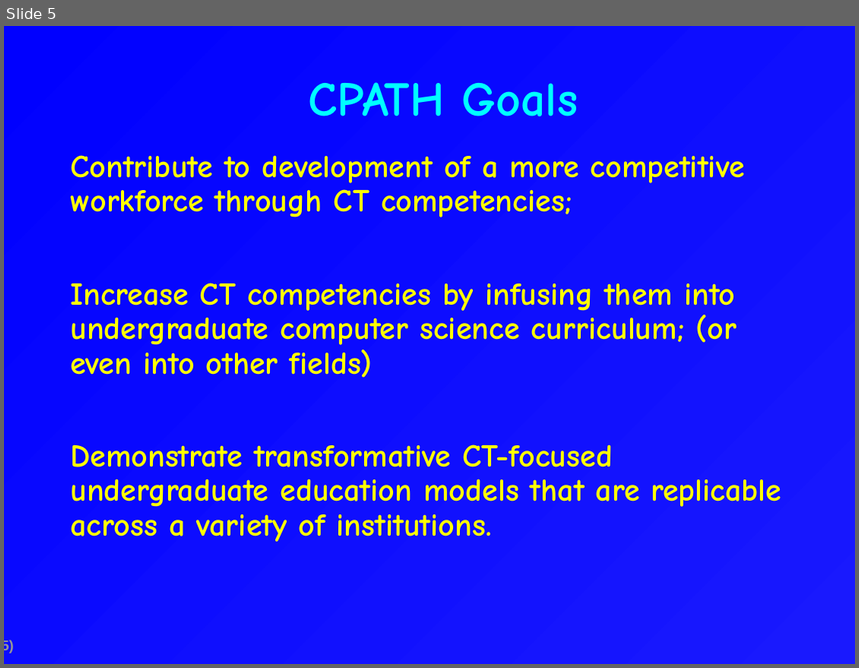
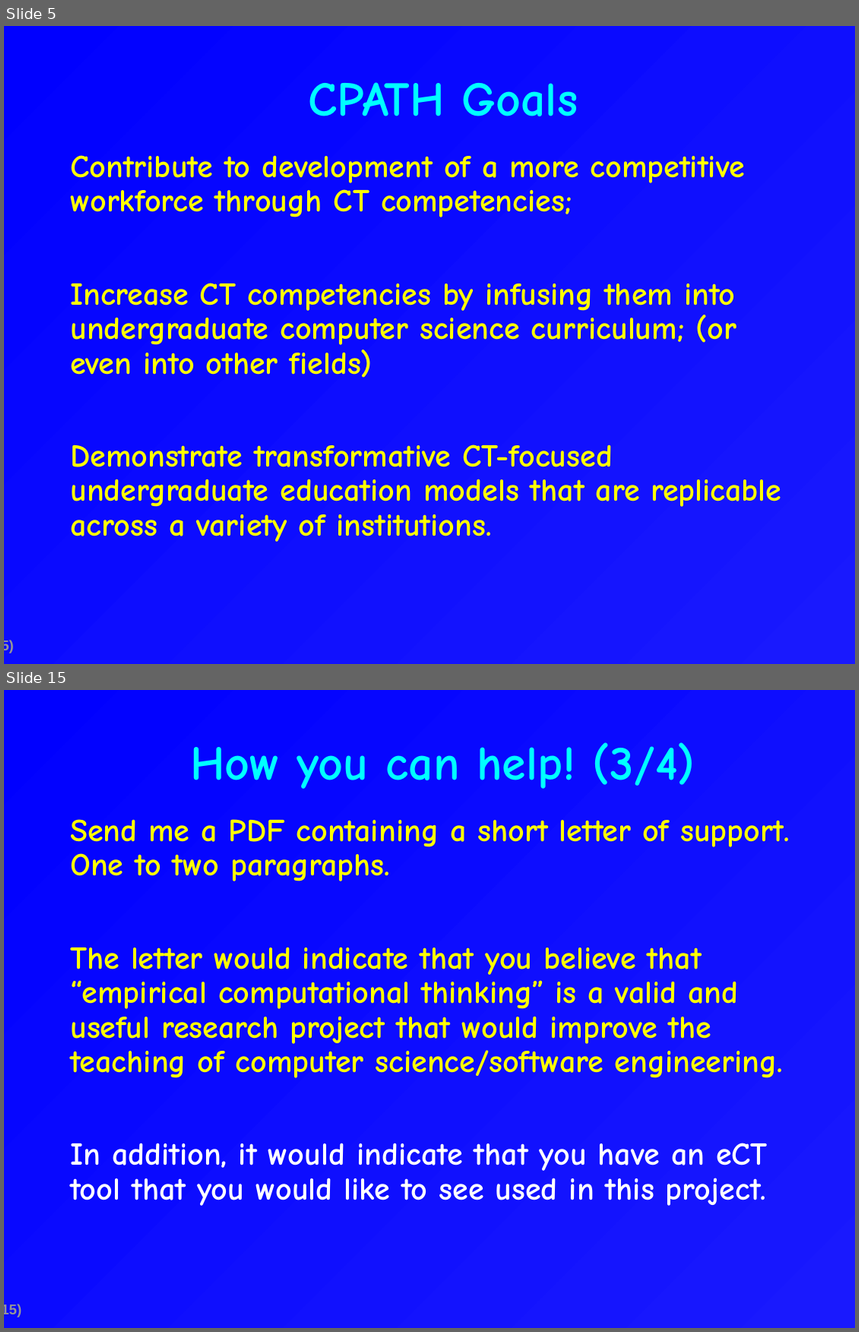
Before and after one commit to csdl/techreports, a slide deck: techreports/09-11/CPATH.Pitch.ppt. Shown one above the other, each under a label of ours: slide 5 before the commit, slides 5 and 15 after it; the slides between them are not shown. The pictures are 859x668 and 859x1332 pixels, drawn with LibreOffice and Linux fonts; fonts in the diff are those of the drawing. Boxes give left, top, right and bottom in pixels: in the first picture for what was removed or moved away, otherwise in the second. Text is boxed around its words. In the diff, an @@ line names an element or a change of style, - is before the commit and + after.

```diff
--- a/techreports/09-11/CPATH.Pitch.ppt
+++ b/techreports/09-11/CPATH.Pitch.ppt
@@ slide 15 added at (x1=4, y1=690, x2=855, y2=1328), background gradient #1919FE to #0000FF; not listed: 1 template element that a slide beside it also shows @@
@@ title added at (x1=190, y1=742, x2=696, y2=789), 41 pt, text #00FFFF, bold @@
+How you can help! (3/4)
@@ text added at (x1=70, y1=819, x2=789, y2=1206), 27 pt, text #FFFF00, bold @@
+  Send me a PDF containing a short letter of support. One to two paragraphs.
+  The letter would indicate that you believe that “empirical computational thinking” is a valid and useful research project that would improve the teaching of computer science/software engineering.
+  In addition, it would indicate that you have an eCT tool that you would like to see used in this project.
```
Also in this commit, not shown: 2 slides changed, 13 other slides added, 1 slide removed, 1 other file.
